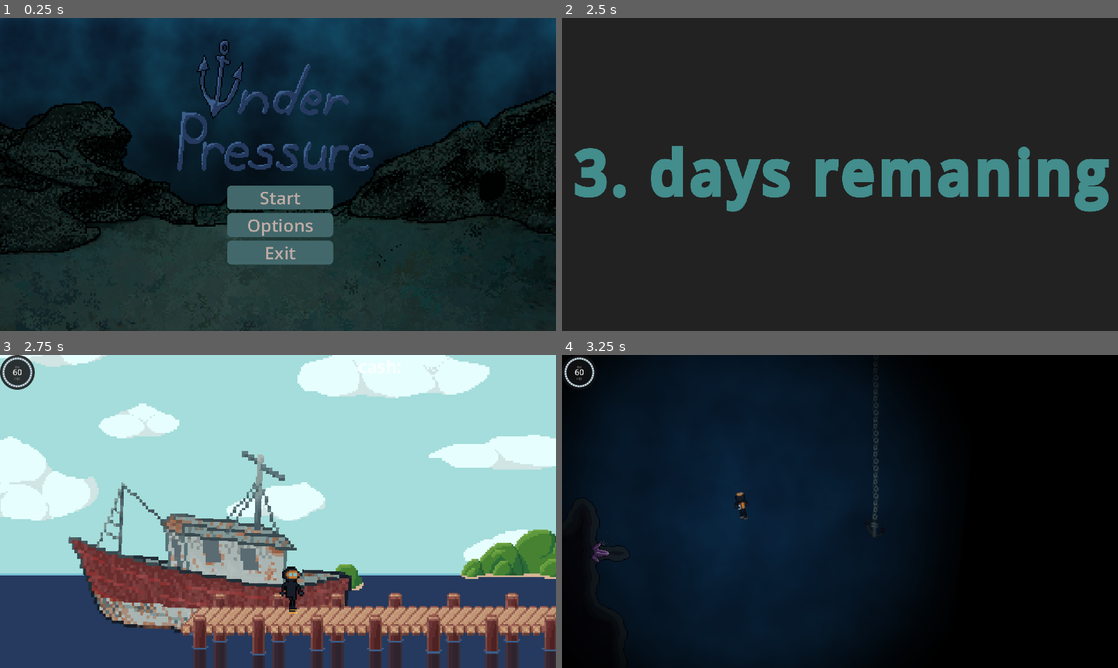
Above: before the commit, frames 1-4 (two rows, left to right).
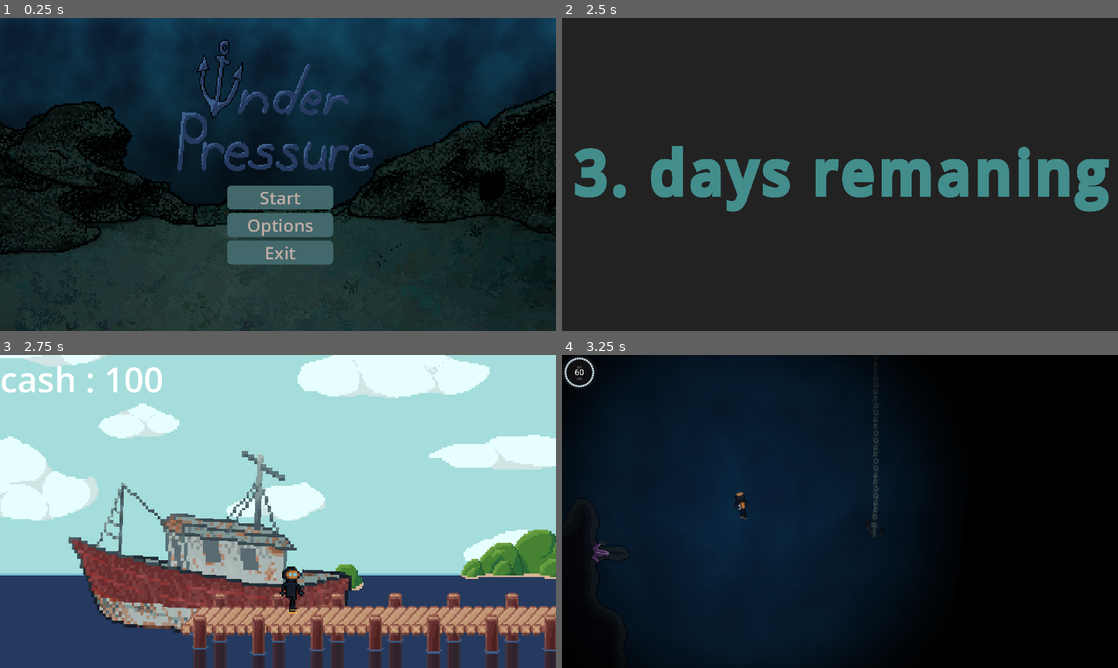
Above: after the commit, the same moments.

Repository: VoidCast00/GameJam_2026
Game: Godot game, scene res://scenes/main/game.tscn
The game is run twice, just before and just after one commit, with the same random seed, the same clock (stepped at 60 frames per second) and the same inputs.
Inputs (mouse positions are in pixels of both pictures, inside the frame that each line leads up to):
- Up to frame 1 (0.25 s): no input
- Up to frame 2 (2.5 s): click "Start" at 0.5 s; tap Enter at 1.25 s; move the mouse to (962, 158) at 1.27 s; hold D (right) from 1.28 s (still down); tap E (action) at 1.35, 2.1 s; tap W (jump) at 1.52, 2.27 s; tap Space at 2 s; move the mouse to (728, 190) at 2.02 s
- Up to frame 3 (2.75 s): keep holding D (right)
- Up to frame 4 (3.25 s): move the mouse to (895, 442) at 2.77 s; release D (right) at 2.78 s; press the mouse at (895, 442) at 2.78 s; hold A (left) from 2.78 s (still down); tap E (action) at 3.05 s

Frames 1-2 are identical in both runs. In frame 3, 1.2% of the frame differs, in the area x 0-71%, y 0-13%; in frame 4, nothing differs.

Commit message:
cash added

Diff:
--- /dev/null
+++ b/scenes/main/control.gd
@@ -0,0 +1,12 @@
+extends Control
+@export var label: Label
+
+
+# Called when the node enters the scene tree for the first time.
+func _ready() -> void:
+	pass # Replace with function body.
+
+
+# Called every frame. 'delta' is the elapsed time since the previous frame.
+func _process(delta: float) -> void:
+	label.text = "cash : "+ str(Inventory.cash)
--- a/scenes/main/game.tscn
+++ b/scenes/main/game.tscn
@@ -4,6 +4,7 @@
 [ext_resource type="Shader" uid="uid://4o44qqvquetx" path="res://scenes/main/PixelPerfect.gdshader" id="1_gf1f2"]
 [ext_resource type="Script" uid="uid://ccoeuwkyb0cbq" path="res://scenes/main/gameHandler.gd" id="2_e3dby"]
 [ext_resource type="Script" uid="uid://b2ckqh0k0xeai" path="res://scenes/player/inventory_ui.gd" id="3_0rn35"]
+[ext_resource type="Script" uid="uid://dpjeviy6trgqb" path="res://scenes/main/control.gd" id="3_se30j"]
 [ext_resource type="PackedScene" uid="uid://cgl2trpwxfw1n" path="res://scenes/ui/shopMenu/BuyingUI.tscn" id="4_0rn35"]
 [ext_resource type="PackedScene" uid="uid://fm42lqidpgmx" path="res://scenes/ui/mainMenu/mainMenu.tscn" id="4_gf1f2"]
 [ext_resource type="PackedScene" uid="uid://bp55nk6o06xuj" path="res://scenes/shopEnviroment/shop.tscn" id="4_gsayk"]
@@ -159,6 +160,28 @@
 offset_right = 40.0
 offset_bottom = 40.0
 script = SubResource("GDScript_em1bs")
+
+[node name="Control" type="Control" parent="UI/PlayerUI" unique_id=1073704809 node_paths=PackedStringArray("label")]
+layout_mode = 3
+anchors_preset = 15
+anchor_right = 1.0
+anchor_bottom = 1.0
+offset_right = -612.0
+offset_bottom = -871.0
+grow_horizontal = 2
+grow_vertical = 2
+size_flags_horizontal = 0
+size_flags_vertical = 4
+script = ExtResource("3_se30j")
+label = NodePath("Label")
+
+[node name="Label" type="Label" parent="UI/PlayerUI/Control" unique_id=891081397]
+z_index = 3
+layout_mode = 1
+offset_right = 344.0
+offset_bottom = 165.0
+theme_override_font_sizes/font_size = 120
+text = "Cash: "
 
 [node name="Menu" type="CanvasLayer" parent="UI" unique_id=2068374819]
 layer = 5
@@ -211,7 +234,7 @@
 theme_override_font_sizes/font_size = 200
 text = "DAY 1. BEGINS"
 
-[node name="GameManager" type="Node" parent="." unique_id=1531804948 node_paths=PackedStringArray("sub_viewport", "menu", "pause", "oxygen_gauge")]
+[node name="GameManager" type="Node" parent="." unique_id=1531804948 node_paths=PackedStringArray("sub_viewport", "menu", "pause", "oxygen_gauge", "label")]
 process_mode = 3
 script = ExtResource("2_e3dby")
 sub_viewport = NodePath("../SubViewportContainer/SubViewport")
@@ -220,3 +243,4 @@
 menu = NodePath("../UI/Menu/MainMenu")
 pause = NodePath("../UI/Menu/pauseUI")
 oxygen_gauge = NodePath("../UI/PlayerUI/OxygenGauge")
+label = NodePath("../UI/PlayerUI/Control/Label")
--- a/scenes/main/gameHandler.gd
+++ b/scenes/main/gameHandler.gd
@@ -7,6 +7,7 @@
 @export var menu:Control
 @export var pause:Control
 @export var oxygen_gauge: Control
+@export var label: Label
 
 
 
@@ -28,6 +29,8 @@
 
 func loadWaterEnviroment() -> void:
 	menu.hide()
+	oxygen_gauge.show()
+	label.hide()
 	load_env(WaterEnviroment)
 
 
@@ -41,6 +44,8 @@
 	Global.loading_text.get_children()[1].text = text
 	Global.loading_text.show()
 	menu.hide()
+	oxygen_gauge.hide()
+	label.show()
 	await get_tree().create_timer(2.0).timeout
 	load_env(ShopEnviroment)
 	Global.day += 1
--- a/scenes/shopEnviroment/shop.tscn
+++ b/scenes/shopEnviroment/shop.tscn
@@ -10,7 +10,6 @@
 [ext_resource type="AudioStream" uid="uid://df38h0acwkb5x" path="res://assets/audio/music/beachTrack.mp3" id="7_5pml0"]
 [ext_resource type="AudioStream" uid="uid://c3dhqtrcibjit" path="res://assets/audio/sfx/ambience/beachambience.mp3" id="8_5pml0"]
 [ext_resource type="Texture2D" uid="uid://i4ojbefinv88" path="res://assets/surface/Surface_exprts.png" id="9_uaush"]
-[ext_resource type="Script" uid="uid://cfsyin6lct8u3" path="res://scenes/shopEnviroment/label.gd" id="11_uydx1"]
 
 [sub_resource type="WorldBoundaryShape2D" id="WorldBoundaryShape2D_uaush"]
 distance = 69.0
@@ -319,28 +318,6 @@
 volume_db = -20.0
 mix_target = 1
 
-[node name="CanvasLayer" type="CanvasLayer" parent="." unique_id=155228530]
-
-[node name="Control" type="Control" parent="CanvasLayer" unique_id=935620869]
-layout_mode = 3
-anchors_preset = 15
-anchor_right = 1.0
-anchor_bottom = 1.0
-grow_horizontal = 2
-grow_vertical = 2
-size_flags_horizontal = 4
-size_flags_vertical = 4
-
-[node name="Label" type="Label" parent="CanvasLayer/Control" unique_id=647164585]
-layout_mode = 1
-offset_left = 414.0
-offset_right = 668.0
-offset_bottom = 80.0
-size_flags_horizontal = 4
-theme_override_font_sizes/font_size = 20
-text = "cash: "
-script = ExtResource("11_uydx1")
-
 [connection signal="body_entered" from="Shop/EnterBox" to="Shop" method="_on_enter_box_body_entered"]
 [connection signal="body_exited" from="Shop/EnterBox" to="Shop" method="_on_enter_box_body_exited"]
 [connection signal="pressed" from="Shop/EasterEgg" to="Shop" method="_on_easter_egg_pressed"]
Not shown, added: scenes/main/control.gd.uid
